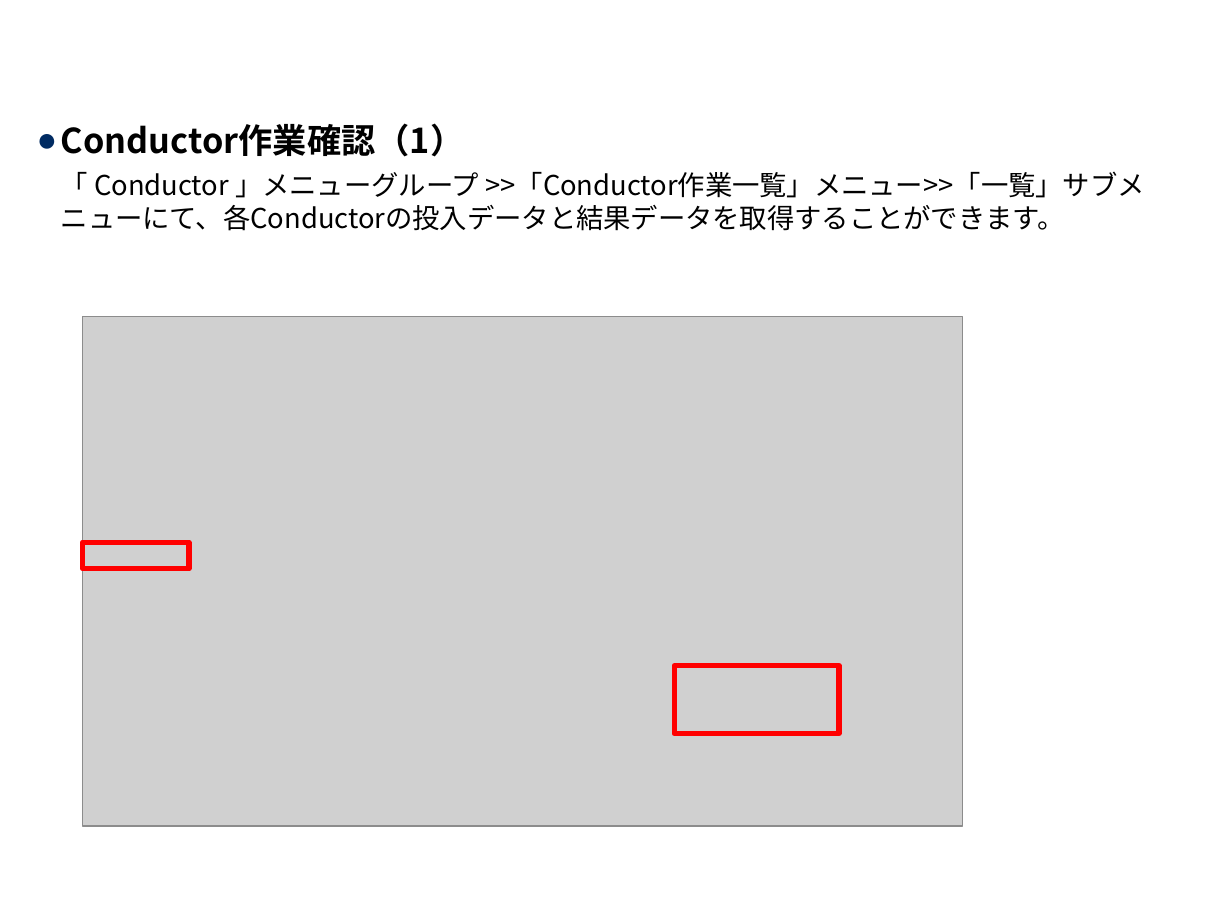
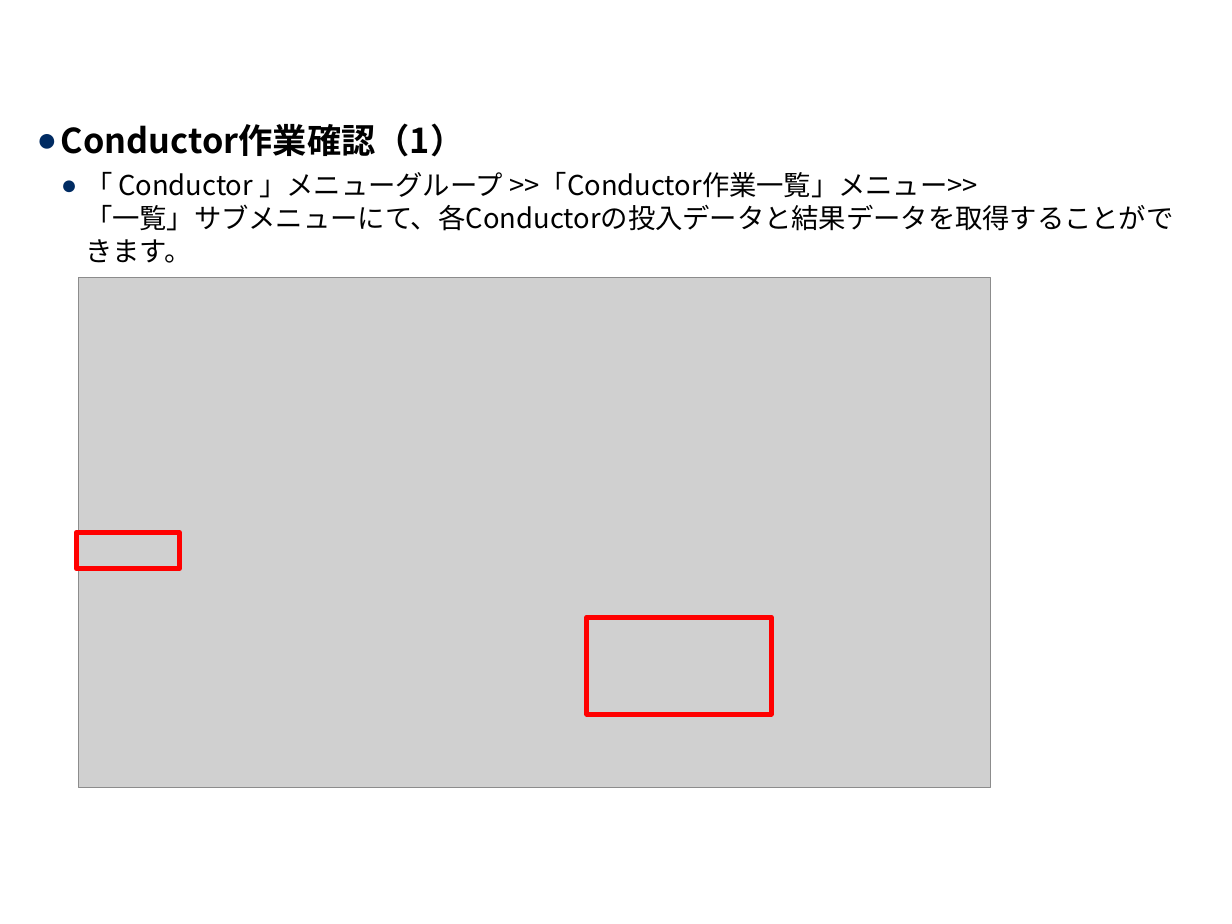
Before and after one commit to exastro-suite/it-automation-docs, a slide deck: slide 16 of asset/Learn_ja/ITA-Conductor_ja.pptx (slide 15 before the commit). Drawn at 1232x924 pixels with LibreOffice and Linux fonts; fonts in the diff are those of the drawing; grey boxes stand for pictures; background and template pictures are left out. Boxes give left, top, right and bottom in pixels: in the first picture for what was removed or moved away, otherwise in the second. Text is boxed around its words. In the diff, an @@ line names an element or a change of style, - is before the commit and + after.

```diff
--- a/asset/Learn_ja/ITA-Conductor_ja.pptx
+++ b/asset/Learn_ja/ITA-Conductor_ja.pptx
@@ text at (85, 172, 1174, 263): text changed @@
-  「 Conductor 」メニューグループ >>「Conductor作業一覧」メニュー>>「一覧」サブメニューにて、各Conductorの投入データと結果データを取得することができます。
+  ● 「 Conductor 」メニューグループ >>「Conductor作業一覧」メニュー>>
+    「一覧」サブメニューにて、各Conductorの投入データと結果データを取得することができます。
@@ picture: place and size @@
-picture at (83, 317, 962, 827)
+picture at (79, 277, 991, 787)
@@ rectangle: place and size @@
-rectangle at (83, 542, 190, 569)
+rectangle at (76, 532, 180, 568)
@@ rectangle: place and size @@
-rectangle at (674, 665, 839, 733)
+rectangle at (586, 617, 771, 715)
```
Also in this commit, not shown: 11 other slides changed, 1 slide added.
